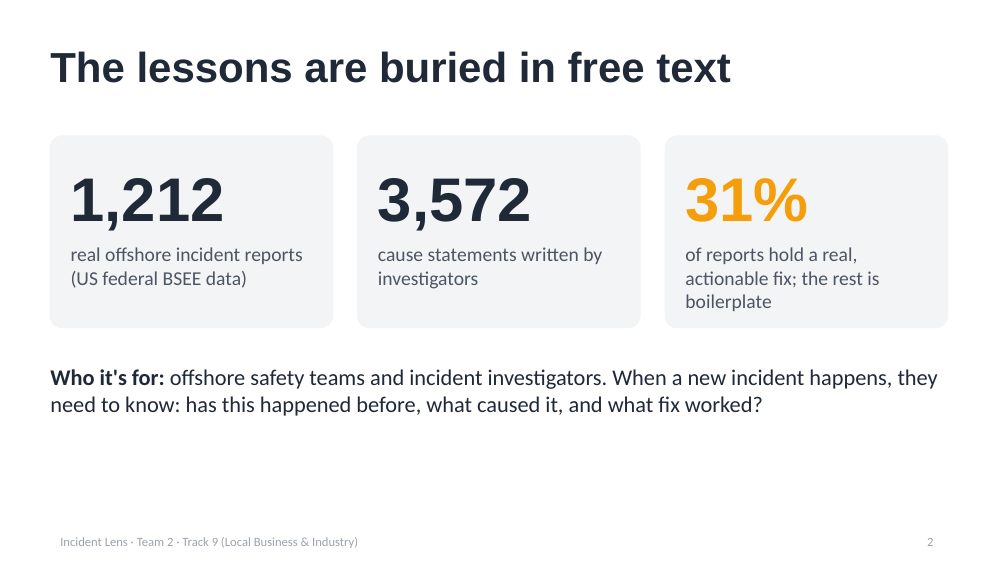
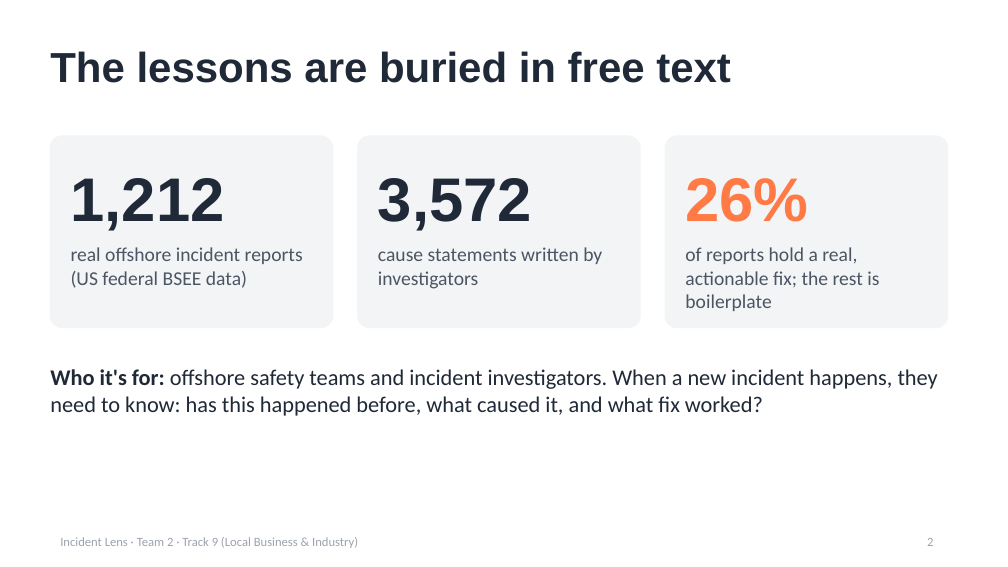
Before and after one commit to Epinore/incident-lens, a slide deck: slide 2 of slides/Team 2 slides.pptx. Drawn at 1008x567 pixels with LibreOffice and Linux fonts; fonts in the diff are those of the drawing. Boxes give left, top, right and bottom in pixels: in the first picture for what was removed or moved away, otherwise in the second. Text is boxed around its words. In the diff, an @@ line names an element or a change of style, - is before the commit and + after.

```diff
--- a/slides/Team 2 slides.pptx
+++ b/slides/Team 2 slides.pptx
@@ text at (685, 178, 808, 222): text changed; text colour #F59E0B to #FF7A45 @@
-31%
+26%
```
Also in this commit, not shown: 4 other slides changed, 12 other files.
